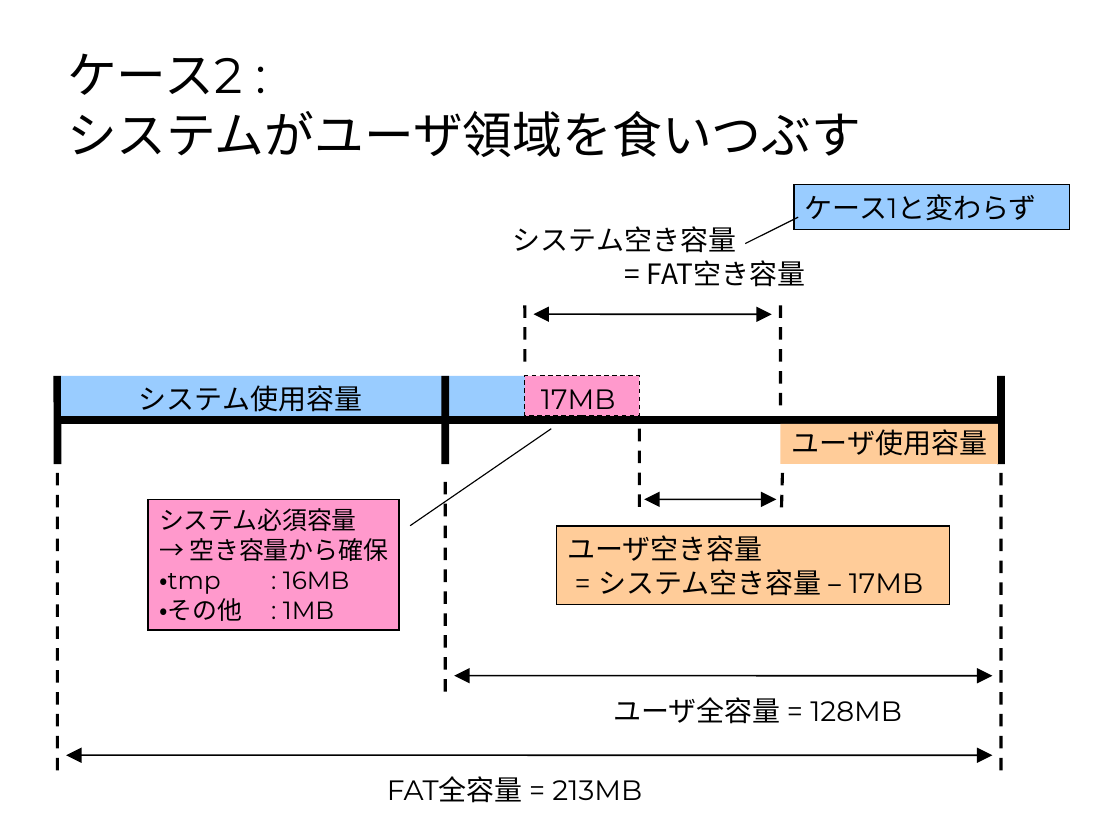
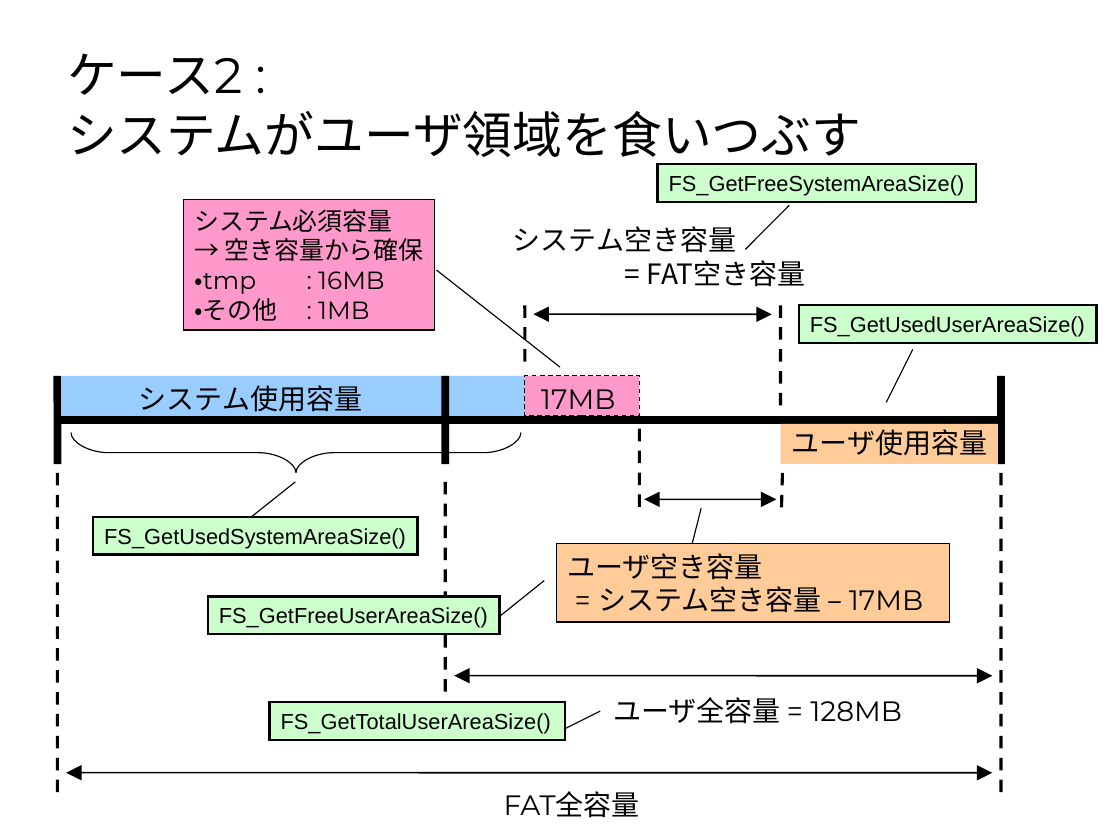
Before and after one commit to rvtr/TwlIPL, a slide deck: slide 2 of docs/NANDシステム領域とユーザ領域の計算方法.ppt (slide 3 before the commit). Drawn at 1120x840 pixels with LibreOffice and Linux fonts; fonts in the diff are those of the drawing. Boxes give left, top, right and bottom in pixels: in the first picture for what was removed or moved away, otherwise in the second. Text is boxed around its words. In the diff, an @@ line names an element or a change of style, - is before the commit and + after.

Commit message:
システム領域とユーザ領域の計算方法の説明にAPIとの対応を追記。

```diff
--- a/docs/NANDシステム領域とユーザ領域の計算方法.ppt
+++ b/docs/NANDシステム領域とユーザ領域の計算方法.ppt
@@ rectangle added at (657, 165, 976, 203), fill #CCFFCC, outline #000000 1.5 pt, 14 pt, text #000000 @@
+FS_GetFreeSystemAreaSize()
@@ rectangle "システム必須容量": place and size @@
-rectangle "システム必須容量" at (148, 500, 399, 631)
+rectangle "システム必須容量" at (184, 199, 435, 330)
@@ line moved from (745, 243) - (799, 217) to (745, 250) - (790, 205) @@
@@ rectangle removed at (794, 185, 1070, 230) @@
-ケース1と変わらず
@@ line moved from (410, 525) - (551, 429) to (437, 270) - (560, 367) @@
@@ rectangle added at (799, 306, 1096, 344), fill #CCFFCC, outline #000000 1.5 pt, 14 pt, text #000000 @@
+FS_GetUsedUserAreaSize()
@@ line added from (886, 402) to (913, 349), #000000 0.74 pt @@
@@ freeform shape added at (71, 432, 521, 473), outline #000000 0.74 pt @@
@@ line moved from (57, 473) - (57, 773) to (57, 473) - (57, 800) @@
@@ line moved from (1001, 473) - (1001, 773) to (1001, 473) - (1001, 800) @@
@@ line added from (251, 517) to (296, 482), #000000 0.74 pt @@
@@ line added from (692, 543) to (701, 508), #000000 0.74 pt @@
@@ rectangle added at (93, 517, 418, 556), fill #CCFFCC, outline #000000 1.5 pt, 14 pt, text #000000 @@
+FS_GetUsedSystemAreaSize()
@@ rectangle "ユーザ空き容量": place and size @@
-rectangle "ユーザ空き容量" at (557, 525, 950, 604)
+rectangle "ユーザ空き容量" at (557, 543, 950, 622)
@@ rectangle added at (208, 596, 500, 634), fill #CCFFCC, outline #000000 1.5 pt, 14 pt, text #000000 @@
+FS_GetFreeUserAreaSize()
@@ line added from (501, 616) to (544, 580), #000000 0.74 pt @@
@@ rectangle added at (270, 702, 566, 740), fill #CCFFCC, outline #000000 1.5 pt, 14 pt, text #000000 @@
+FS_GetTotalUserAreaSize()
@@ line added from (564, 729) to (600, 711), #000000 0.74 pt @@
@@ double arrow moved from (66, 755) - (992, 755) to (66, 773) - (992, 773) @@
@@ text at (504, 791, 640, 818): text changed @@
-FAT全容量 = 213MB
+FAT全容量
```
Also in this commit, not shown: 3 other slides changed, 1 slide removed, 1 other file.
